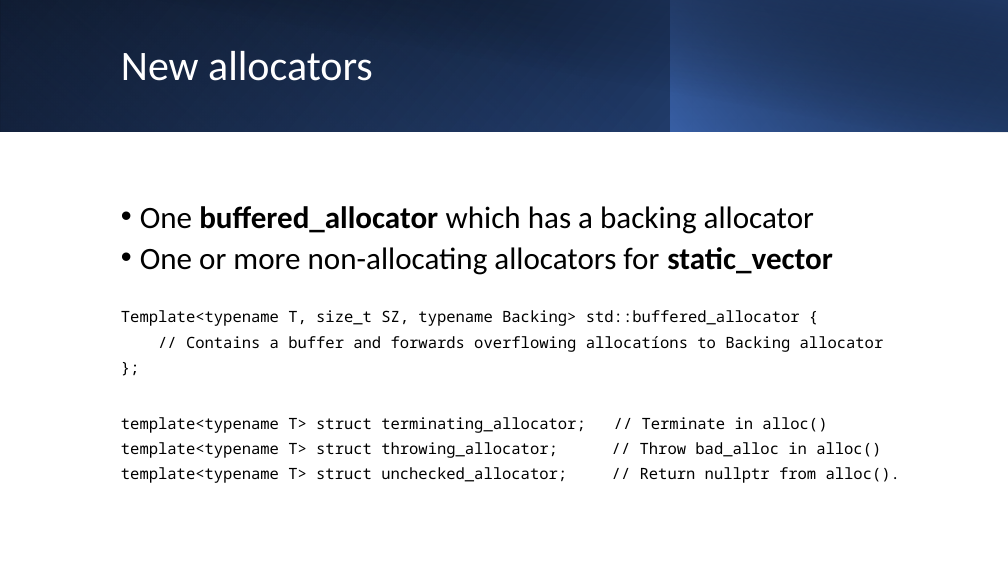
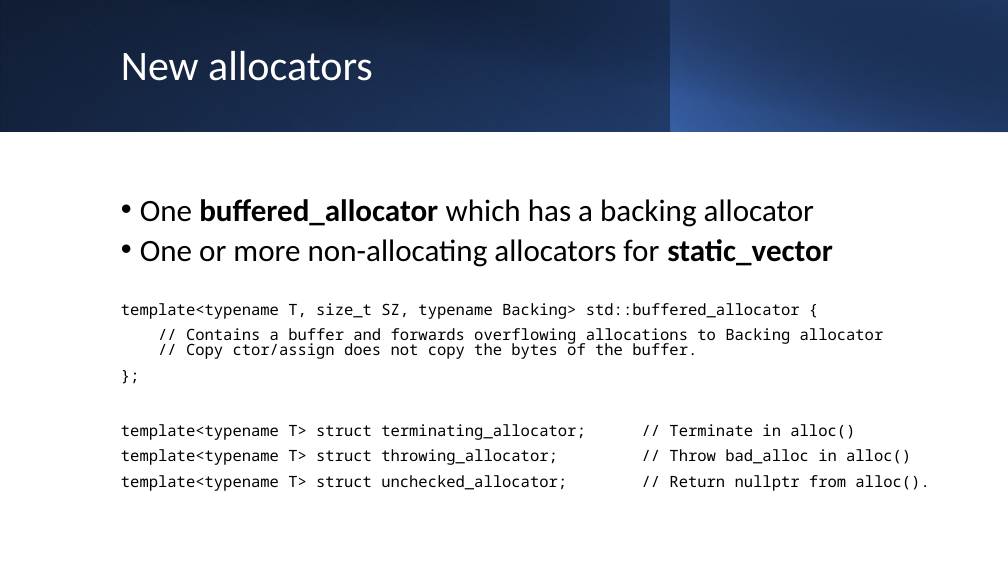
Before and after one commit to BengtGustafsson/isocpp-proposals, a slide deck: slide 6 of P2667-VectorAllocatorForSBO/VectorAllocatorPresentation.pptx. Drawn at 1008x567 pixels with LibreOffice and Linux fonts; fonts in the diff are those of the drawing. Boxes give left, top, right and bottom in pixels: in the first picture for what was removed or moved away, otherwise in the second. Text is boxed around its words. In the diff, an @@ line names an element or a change of style, - is before the commit and + after.

```diff
--- a/P2667-VectorAllocatorForSBO/VectorAllocatorPresentation.pptx
+++ b/P2667-VectorAllocatorForSBO/VectorAllocatorPresentation.pptx
@@ text at <box>121,303,884,359</box>: text changed @@
-Template<typename T, size_t SZ, typename Backing> std::buffered_allocator {
-// Contains a buffer and forwards overflowing allocatíons to Backing allocator
+template<typename T, size_t SZ, typename Backing> std::buffered_allocator {
+// Contains a buffer and forwards overflowing allocations to Backing allocator
+// Copy ctor/assign does not copy the bytes of the buffer.
```
Also in this commit, not shown: 6 other slides changed, 2 slides added, 2 other files.
